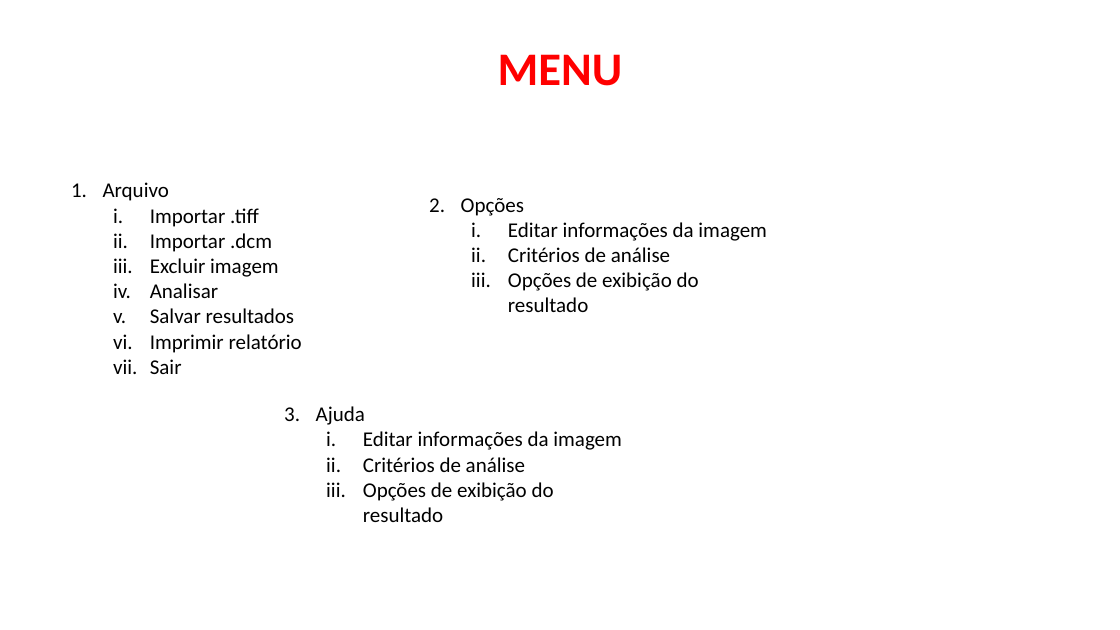
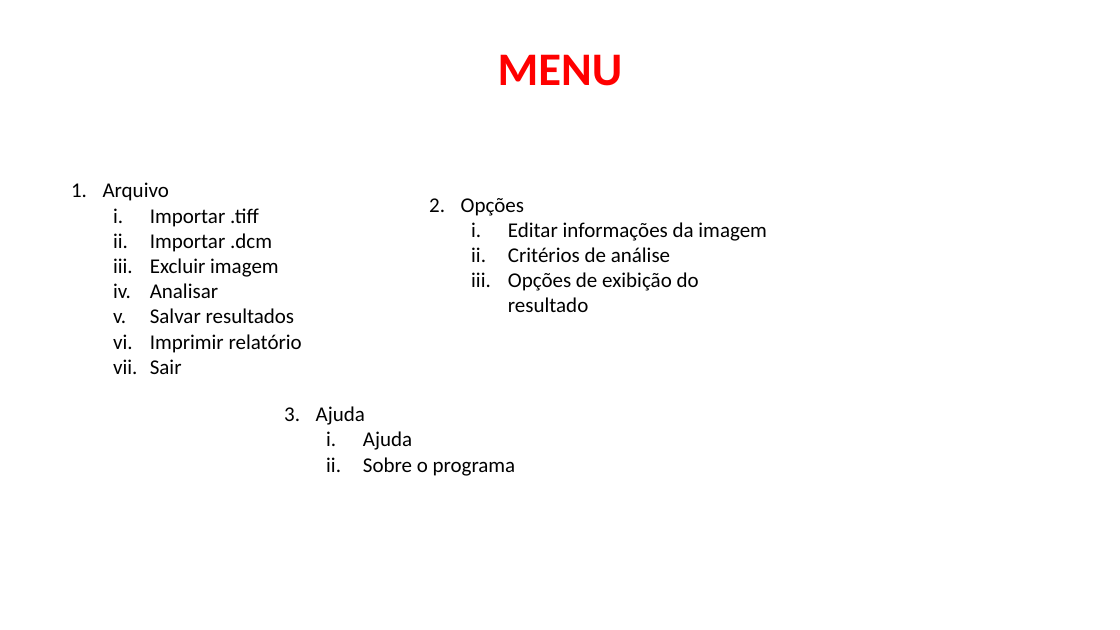
Before and after one commit to william-fisico/QA-Routine-pylinac-based, a slide deck: slide 1 of Itens da interface.pptx. Drawn at 1120x630 pixels with LibreOffice and Linux fonts; fonts in the diff are those of the drawing. Boxes give left, top, right and bottom in pixels: in the first picture for what was removed or moved away, otherwise in the second. Text is boxed around its words. In the diff, an @@ line names an element or a change of style, - is before the commit and + after.

```diff
--- a/Itens da interface.pptx
+++ b/Itens da interface.pptx
@@ text at box(363, 431, 516, 476): text changed @@
-  i. Editar informações da imagem
-  ii. Critérios de análise
-  iii. Opções de exibição do resultado
+  i. Ajuda
+  ii. Sobre o programa
```
Also in this commit, not shown: 1 other slide changed, 4 other files.
